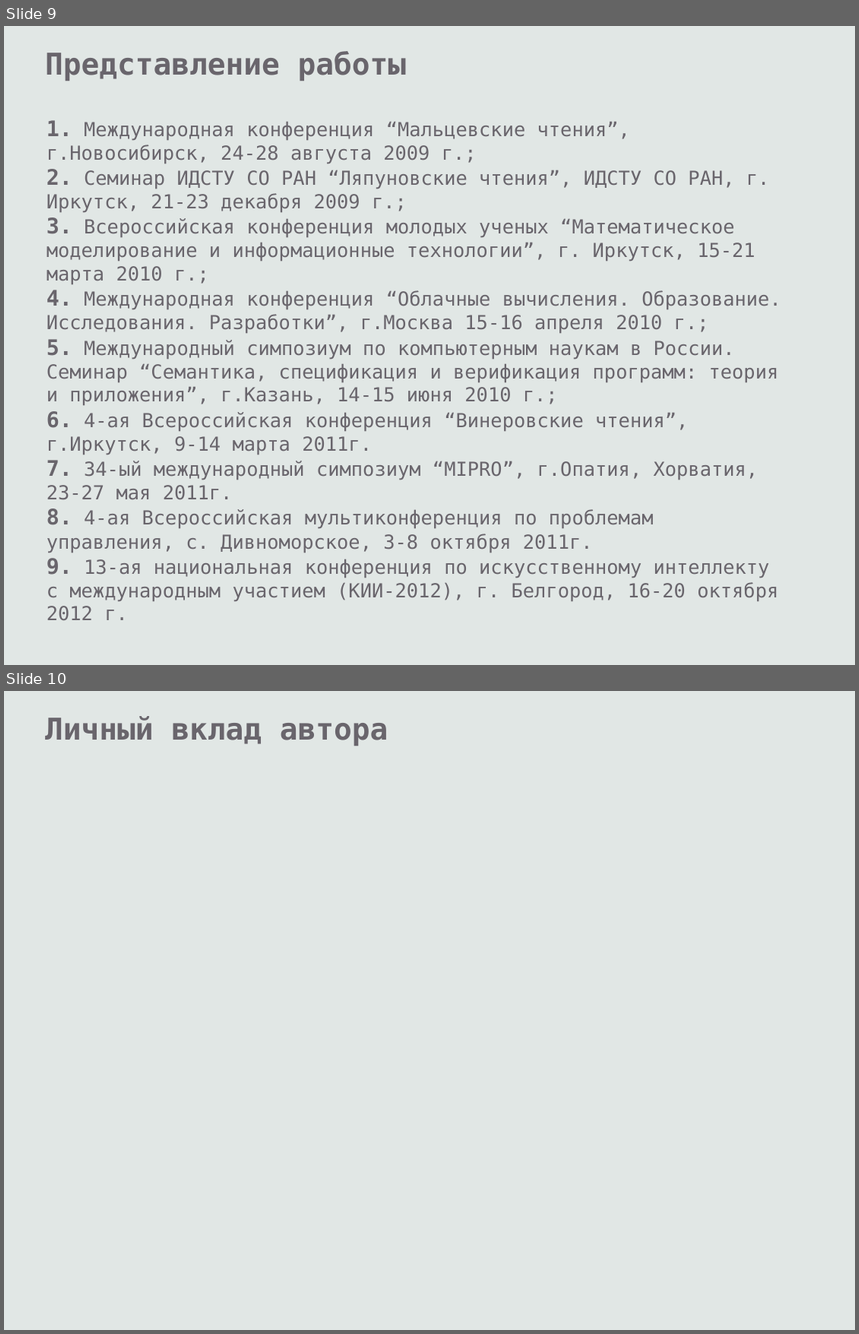
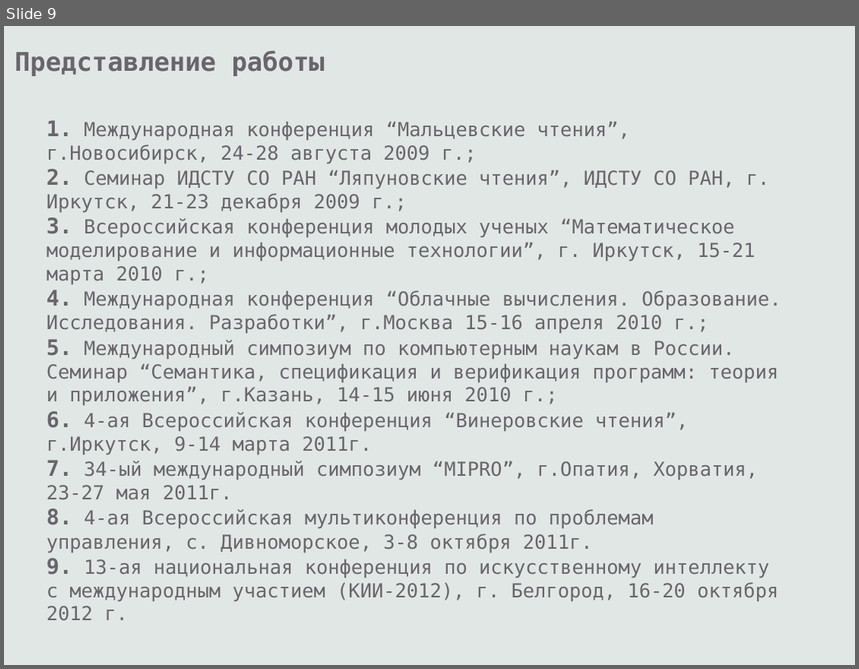
Before and after one commit to eugeneai/prisnif, a slide deck: brick/pres/pacman.odp. Shown one above the other, each under a label of ours: slides 9 and 10 before the commit, slide 9 after it. The pictures are 859x1334 and 859x669 pixels, drawn with LibreOffice and Linux fonts; fonts in the diff are those of the drawing. Boxes give left, top, right and bottom in pixels: in the first picture for what was removed or moved away, otherwise in the second. Text is boxed around its words. In the diff, an @@ line names an element or a change of style, - is before the commit and + after.

```diff
--- a/brick/pres/pacman.odp
+++ b/brick/pres/pacman.odp
@@ slide 10 removed at [4, 691, 855, 1330], background #E1E7E5 @@
@@ text removed at [45, 716, 389, 746] @@
-Личный вклад автора
@@ slide 9 changed as well @@
@@ text "Представление работы": place and size @@
-text "Представление работы" at [45, 51, 407, 81]
+text "Представление работы" at [15, 50, 325, 76]
@@ text "Представление работы" at [15, 50, 325, 76]: size 28 to 24 pt @@
```
Also in this commit, not shown: 8 other slides changed, 9 slides added, 6 other slides removed, 1 other file.
